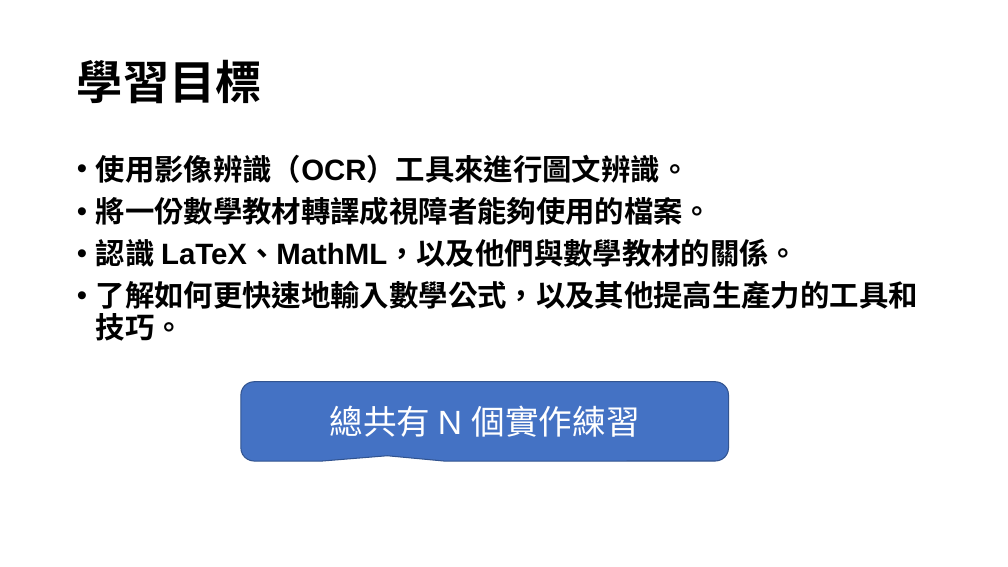
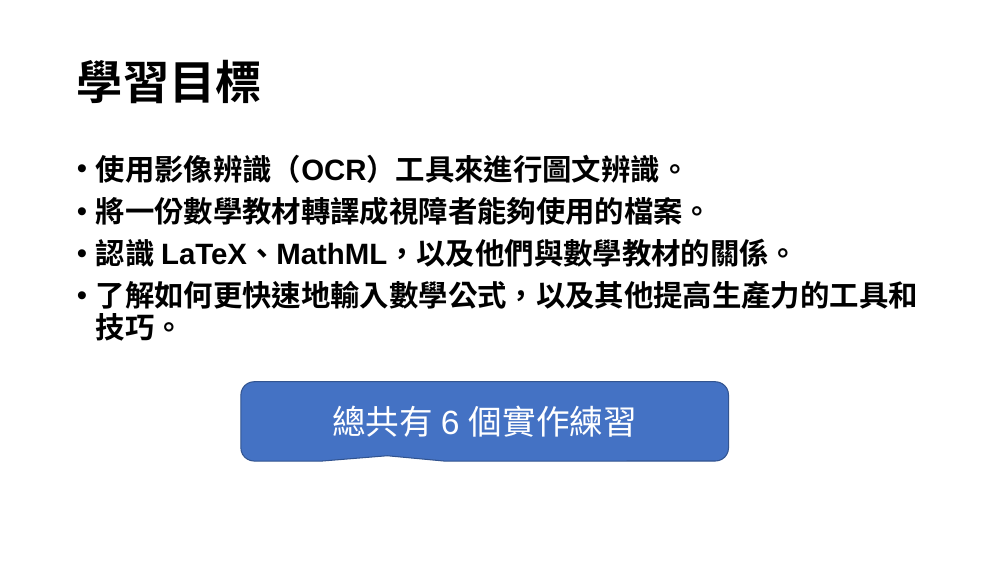
Before and after one commit to huanlin/VisualAids, a slide deck: slide 3 of Seminar/視障輔助教材轉檔研討會/投影片.pptx. Drawn at 1008x567 pixels with LibreOffice and Linux fonts; fonts in the diff are those of the drawing. Boxes give left, top, right and bottom in pixels: in the first picture for what was removed or moved away, otherwise in the second. Text is boxed around its words. In the diff, an @@ line names an element or a change of style, - is before the commit and + after.

```diff
--- a/Seminar/視障輔助教材轉檔研討會/投影片.pptx
+++ b/Seminar/視障輔助教材轉檔研討會/投影片.pptx
@@ text in rounded speech box at (x1=332, y1=405, x2=637, y2=437): text changed @@
-總共有 N 個實作練習
+總共有 6 個實作練習
```
Also in this commit, not shown: 1 other slide changed, 7 other files.
